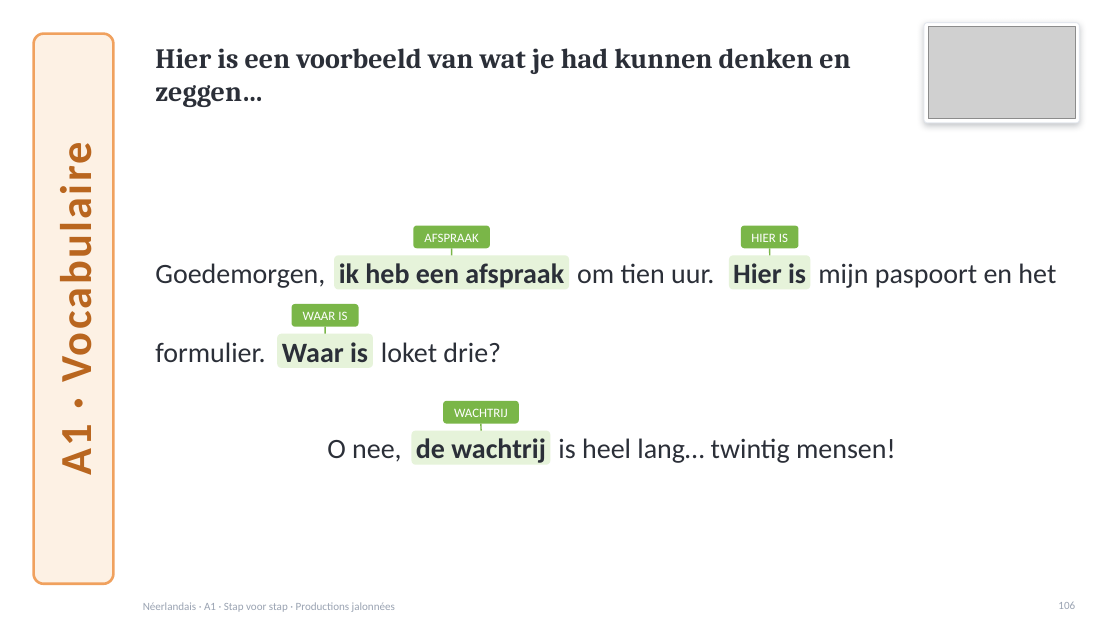
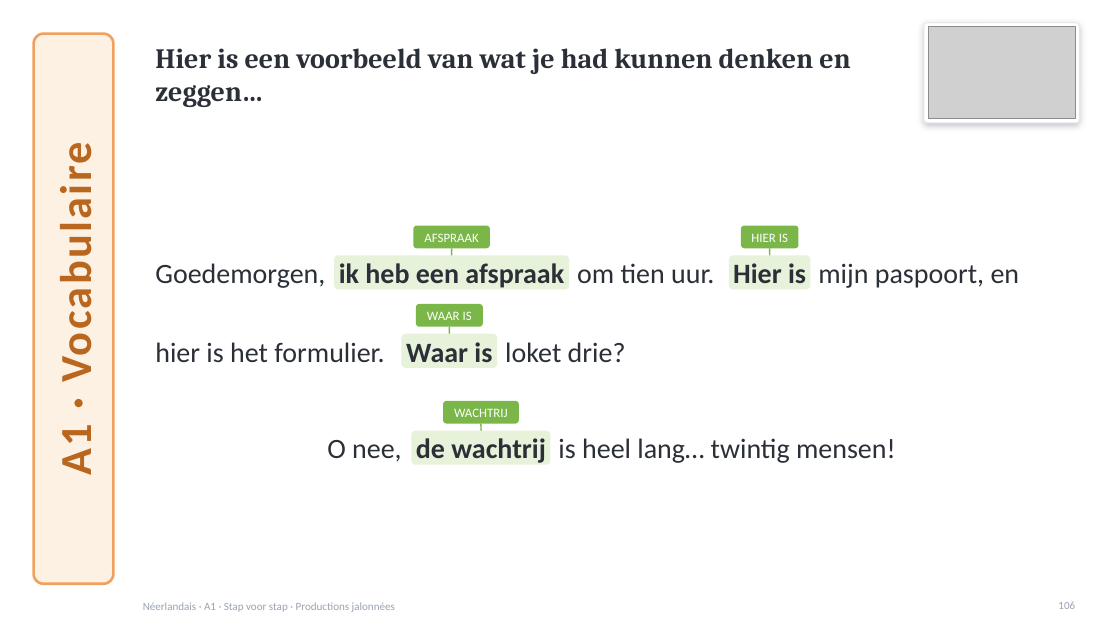
Before and after one commit to ajouniaux/talenleren, a slide deck: slide 106 of neerlandais1/powerpoints/Stap_voor_stap_A1_debutants.pptx. Drawn at 1120x630 pixels with LibreOffice and Linux fonts; fonts in the diff are those of the drawing; grey boxes stand for pictures. Boxes give left, top, right and bottom in pixels: in the first picture for what was removed or moved away, otherwise in the second. Text is boxed around its words. In the diff, an @@ line names an element or a change of style, - is before the commit and + after.

```diff
--- a/neerlandais1/powerpoints/Stap_voor_stap_A1_debutants.pptx
+++ b/neerlandais1/powerpoints/Stap_voor_stap_A1_debutants.pptx
@@ text at [818, 263, 1020, 288]: text changed @@
-mijn paspoort en het
+mijn paspoort, en
@@ 3 texts, 2 rounded rectangles, 1 line: place and size @@
-3 texts, 2 rounded rectangles, 1 line at [277, 304, 501, 368]
+3 texts, 2 rounded rectangles, 1 line at [402, 304, 626, 368]
@@ text at [155, 342, 384, 362]: text changed @@
-formulier.
+hier is het formulier.
```
Also in this commit, not shown: 19 other slides changed, 5 other files.
